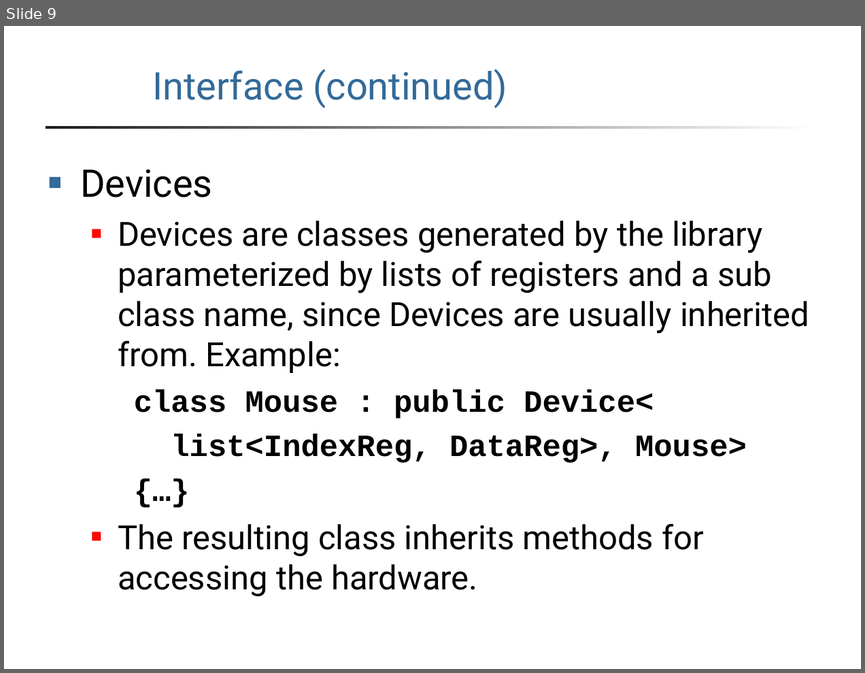
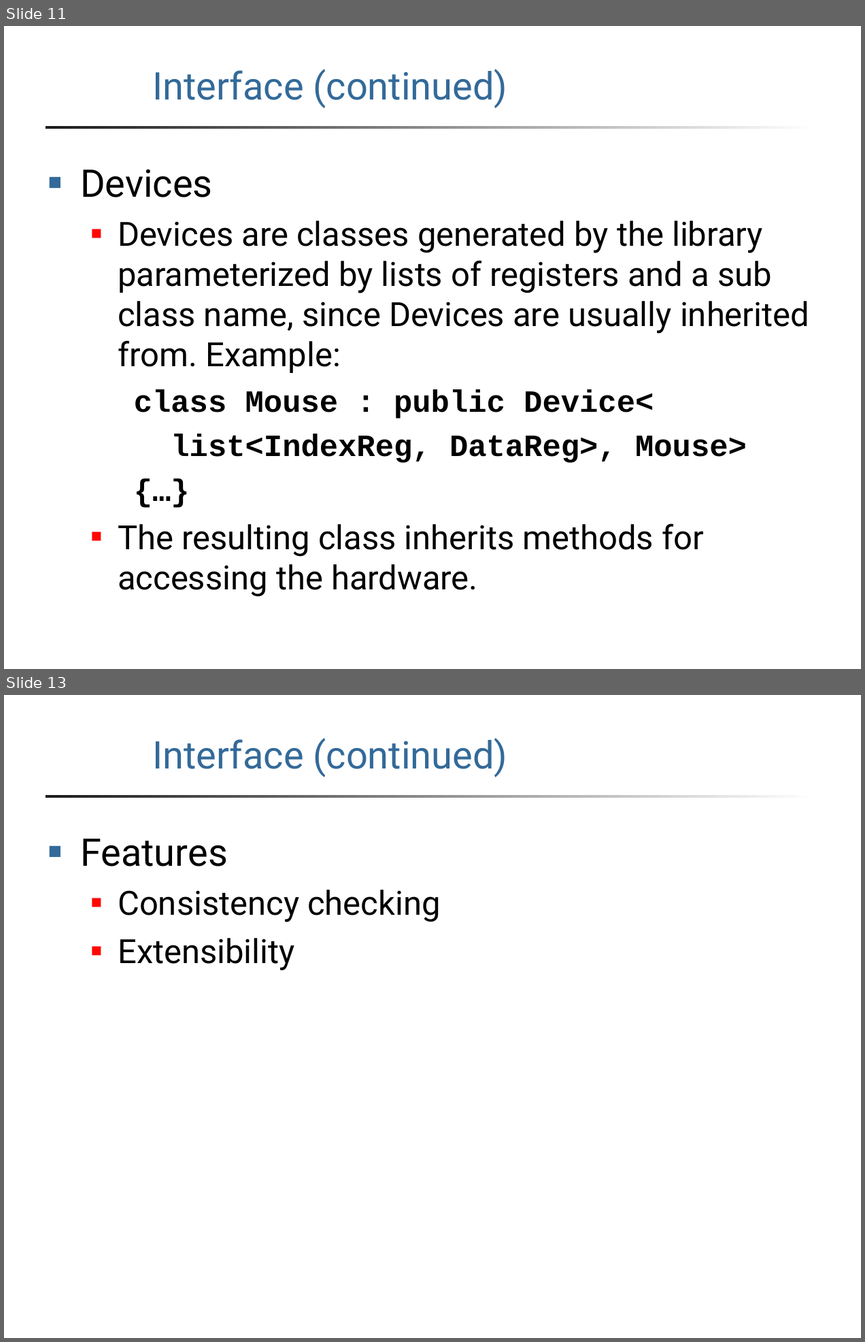
Before and after one commit to ryanofsky/device, a slide deck: report/slides.ppt. Shown one above the other, each under a label of ours: slide 9 before the commit, slides 11 and 13 after it; the slides between them are not shown. The pictures are 865x673 and 865x1342 pixels, drawn with LibreOffice and Linux fonts; fonts in the diff are those of the drawing; background and template pictures are left out. Boxes give left, top, right and bottom in pixels: in the first picture for what was removed or moved away, otherwise in the second. Text is boxed around its words. In the diff, an @@ line names an element or a change of style, - is before the commit and + after.

```diff
--- a/report/slides.ppt
+++ b/report/slides.ppt
@@ slide 13 added at (4, 695, 861, 1338), background #FFFFFF; not listed: 1 template element that a slide beside it also shows @@
@@ title added at (152, 738, 508, 777), 32 pt, text #336A99 @@
+Interface (continued)
@@ text added at (80, 838, 440, 970), 28 pt, text #000000 @@
+■ Features
+  ■ Consistency checking
+  ■ Extensibility
@@ what was slide 9 is now slide 11 @@
```
Also in this commit, not shown: 2 slides changed, 6 other slides added.
